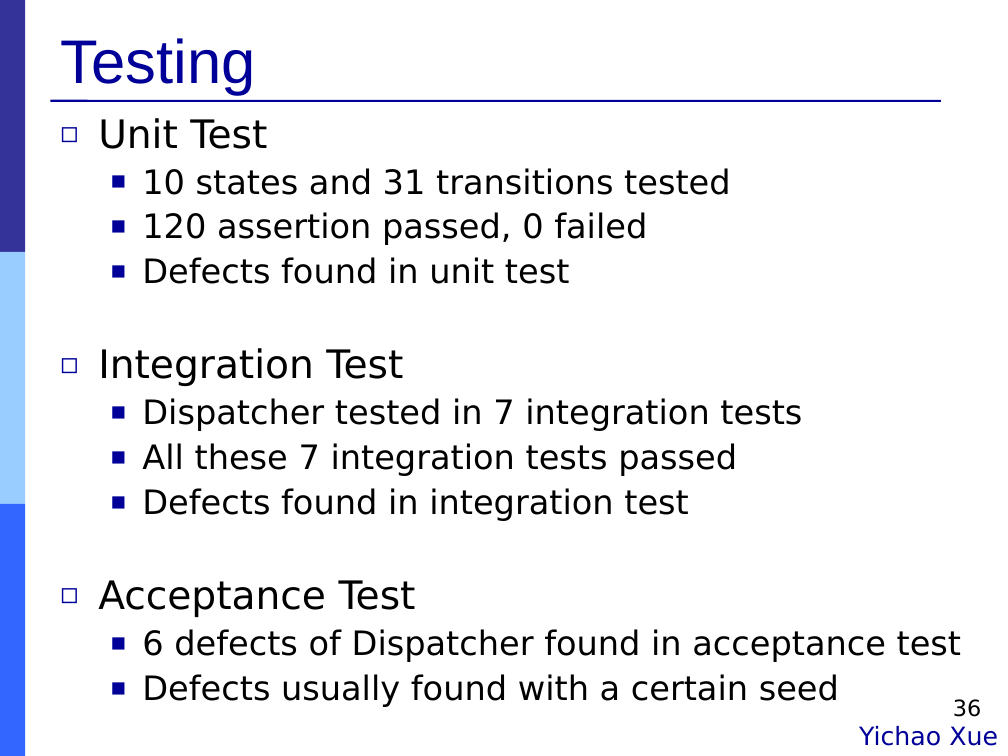
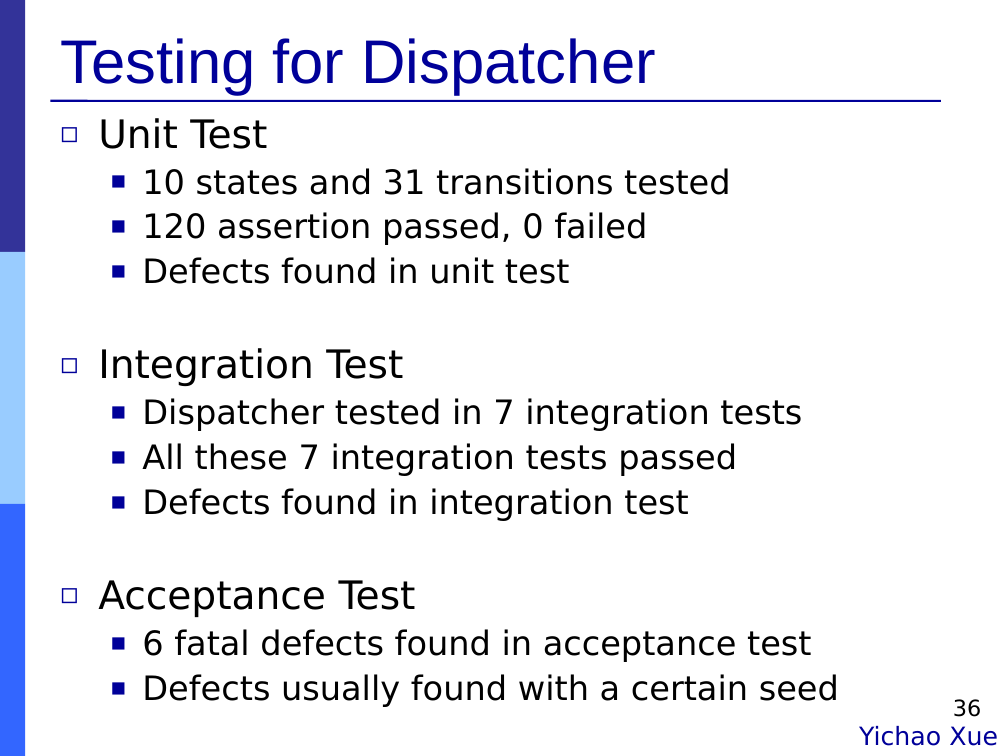
Before and after one commit to Muliang/18649, a slide deck: slide 36 of logs/09_final_pres.ppt. Drawn at 1008x756 pixels with LibreOffice and Linux fonts; fonts in the diff are those of the drawing. Boxes give left, top, right and bottom in pixels: in the first picture for what was removed or moved away, otherwise in the second. Text is boxed around its words. In the diff, an @@ line names an element or a change of style, - is before the commit and + after.

```diff
--- a/logs/09_final_pres.ppt
+++ b/logs/09_final_pres.ppt
@@ title at [60, 38, 655, 95]: text changed @@
-Testing
+Testing for Dispatcher
@@ text at [142, 629, 812, 662]: text changed @@
-  ■ 6 defects of Dispatcher found in acceptance test
+  ■ 6 fatal defects found in acceptance test
```
Also in this commit, not shown: 5 other slides changed, 1 slide added, 1 other file.
